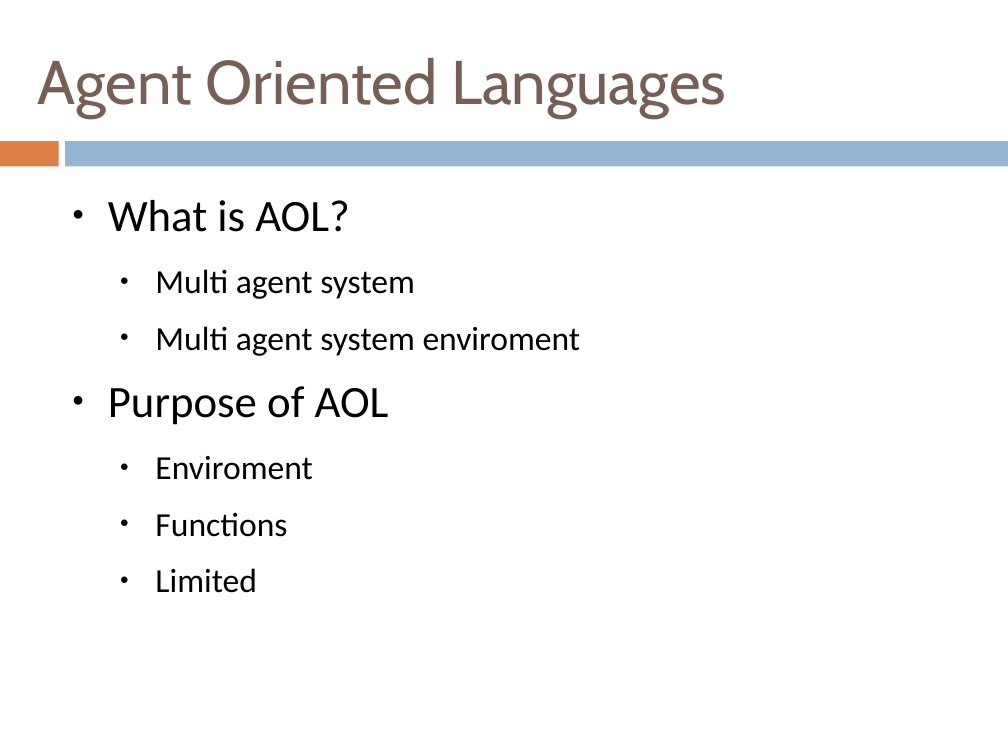
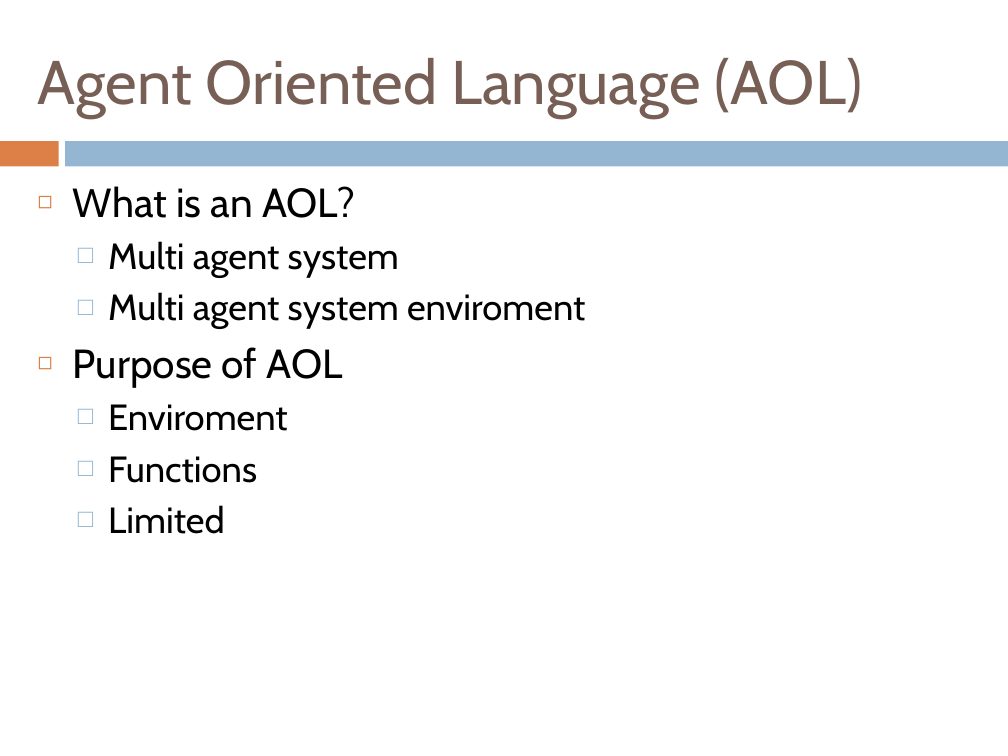
Before and after one commit to henrikklarup/sw402a, a slide deck: slide 5 of Project/præsentation/lasse.pptx. Drawn at 1008x756 pixels with LibreOffice and Linux fonts; fonts in the diff are those of the drawing. Boxes give left, top, right and bottom in pixels: in the first picture for what was removed or moved away, otherwise in the second. Text is boxed around its words. In the diff, an @@ line names an element or a change of style, - is before the commit and + after.

```diff
--- a/Project/præsentation/lasse.pptx
+++ b/Project/præsentation/lasse.pptx
@@ title at (38,58,863,119): text changed @@
-Agent Oriented Languages
+Agent Oriented Language (AOL)
@@ text "What is an AOL?": place and size @@
-text "What is an AOL?" at (108,200,581,593)
+text "What is an AOL?" at (73,186,585,534)
@@ text at (73,186,355,218): text changed; size 32 to 29 pt; font Calibri to Cabin @@
-● What is AOL?
+◻ What is an AOL?
@@ text at (73,241,585,534): size 24 to 26 pt in "Multi agent system", "Multi agent system enviroment", "Enviroment", "Functions" and 1 more places; font Calibri to Cabin in "Multi agent system", "Multi agent system enviroment", "Purpose of AOL", "Enviroment" and 2 more places; size 32 to 29 pt in "Purpose of AOL"; bullet ● to □; less space between paragraphs; bullet ● to ◻ @@
```
Also in this commit, not shown: 22 other slides changed.
